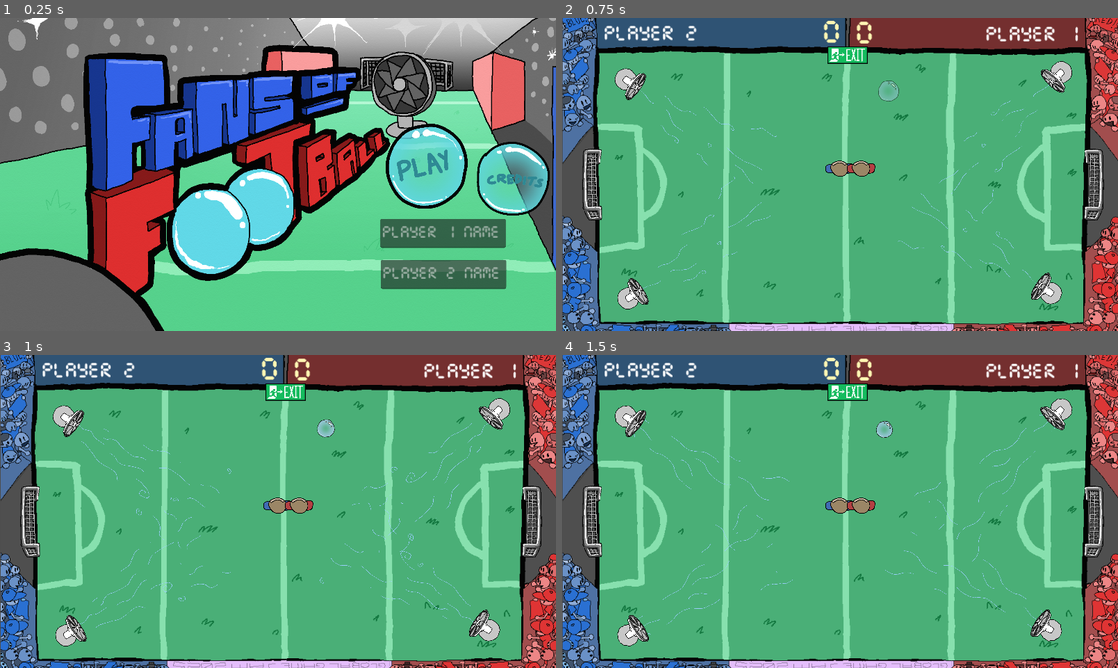
Above: before the commit, frames 1-4 (two rows, left to right).
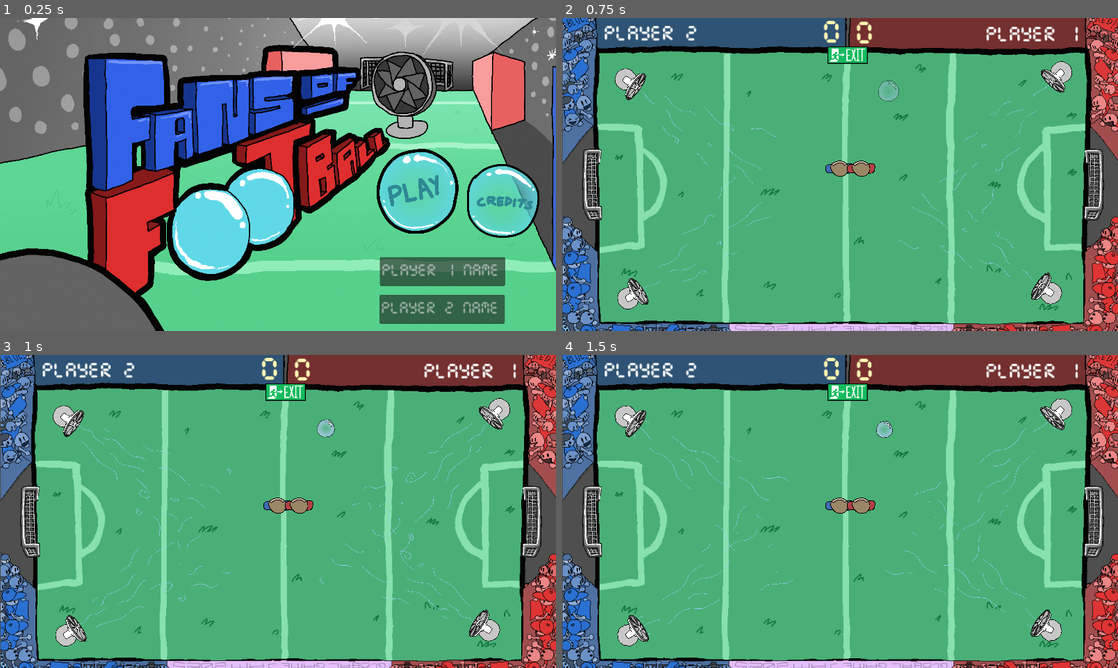
Above: after the commit, the same moments.

Repository: Calandir/ggj-2025
Game: Godot game, scene res://Scenes/menu.tscn
The game is run twice, just before and just after one commit, with the same random seed, the same clock (stepped at 60 frames per second) and the same inputs. Sound files missing from this copy of the repository are replaced by a short silence.
Inputs (mouse positions are in pixels of both pictures, inside the frame that each line leads up to; where the layout moved, square brackets give the same spot in the first picture):
- Up to frame 1 (0.25 s): no input
- Up to frame 2 (0.75 s): click (979, 190) [990, 165] at 0.5 s
- Up to frame 3 (1 s): no input
- Up to frame 4 (1.5 s): tap R (p0_spawn_bubble) at 1.35 s

The runs differ from the first frame. In frame 1, 11% of the frame differs, in the area x 67-99%, y 33-98%; in frame 2, nothing differs; in frame 3, nothing differs; in frame 4, nothing differs.

Commit message:
menu tidying

Diff:
--- a/Scenes/menu.tscn
+++ b/Scenes/menu.tscn
@@ -24,10 +24,10 @@
 anchors_preset = -1
 anchor_right = 0.203
 anchor_bottom = 0.241
-offset_left = 799.0
-offset_top = 219.0
-offset_right = 735.144
-offset_bottom = 238.832
+offset_left = 780.0
+offset_top = 271.0
+offset_right = 716.144
+offset_bottom = 290.832
 texture_normal = ExtResource("2_kqkfy")
 texture_hover = ExtResource("3_glqw1")
 ignore_texture_size = true
@@ -36,10 +36,10 @@
 [node name="LineEdit1" type="LineEdit" parent="."]
 top_level = true
 layout_mode = 0
-offset_left = 789.0
-offset_top = 501.0
-offset_right = 1049.0
-offset_bottom = 561.0
+offset_left = 786.0
+offset_top = 573.0
+offset_right = 1046.0
+offset_bottom = 633.0
 theme_override_fonts/font = ExtResource("2_fl752")
 theme_override_font_sizes/font_size = 30
 placeholder_text = "Player 2 Name"
@@ -47,10 +47,10 @@
 [node name="LineEdit2" type="LineEdit" parent="."]
 top_level = true
 layout_mode = 0
-offset_left = 788.0
-offset_top = 416.0
-offset_right = 1048.0
-offset_bottom = 476.0
+offset_left = 787.0
+offset_top = 495.0
+offset_right = 1047.0
+offset_bottom = 555.0
 theme_override_fonts/font = ExtResource("2_fl752")
 theme_override_font_sizes/font_size = 30
 placeholder_text = "Player 1 Name"
@@ -67,10 +67,10 @@
 
 [node name="CreditsButton" type="TextureButton" parent="."]
 layout_mode = 0
-offset_left = 988.0
-offset_top = 256.0
-offset_right = 1139.0
-offset_bottom = 409.0
+offset_left = 967.0
+offset_top = 302.0
+offset_right = 1118.0
+offset_bottom = 455.0
 action_mode = 0
 texture_normal = ExtResource("7_1iatj")
 texture_hover = ExtResource("8_u5na2")
